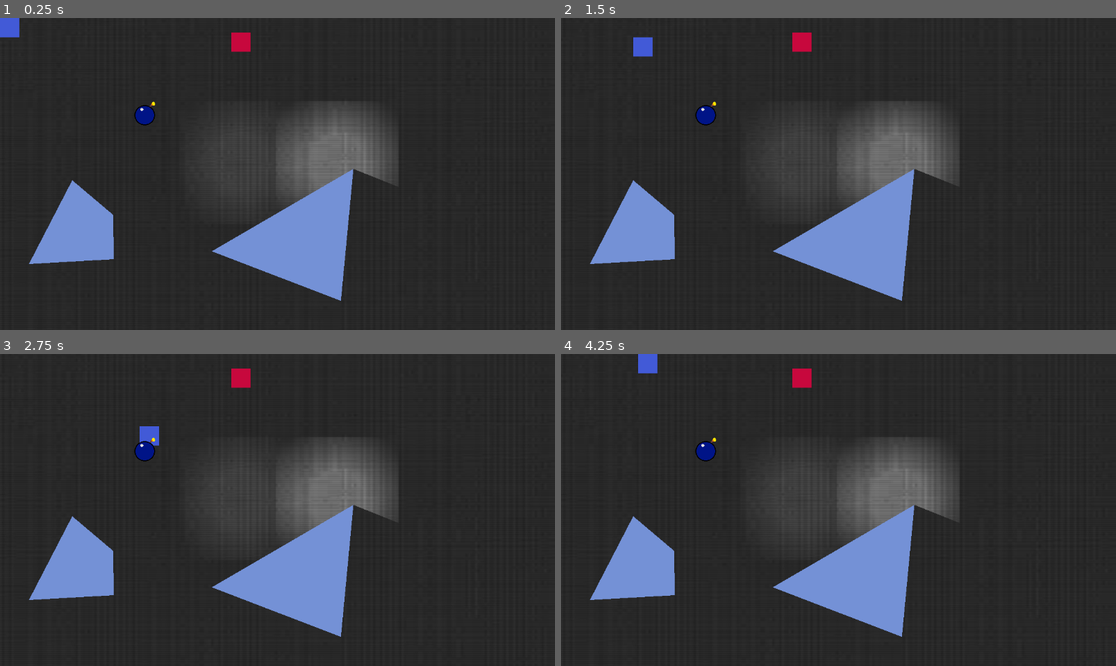
Above: before the commit, frames 1-4 (two rows, left to right).
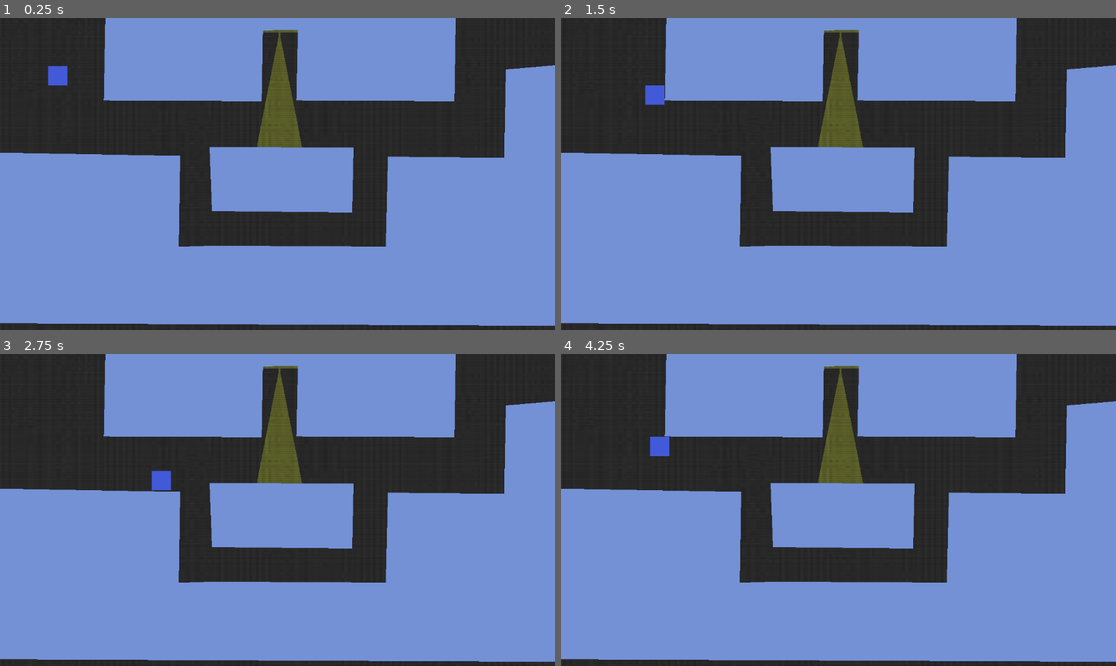
Above: after the commit, the same moments.

Repository: ElianOsiris/LightsOut
Game: Godot game, scene res://main.tscn
Same seed, same stepped clock (60 frames per second), same inputs: the game is played once before the commit and once after it.
Inputs (mouse positions are in pixels of both pictures, inside the frame that each line leads up to):
- Up to frame 1 (0.25 s): no input
- Up to frame 2 (1.5 s): tap Enter at 0.5 s; move the mouse to (960, 158) at 0.52 s; hold D (ui_right) 0.53-1.28 s; click (960, 158) at 0.67 s; move the mouse to (727, 189) at 1.27 s; hold S (ui_down) from 1.28 s (still down); click (727, 189) at 1.42 s
- Up to frame 3 (2.75 s): move the mouse to (333, 441) at 2.02 s; release S (ui_down) at 2.03 s; hold D (ui_right) from 2.03 s (still down); click (333, 441) at 2.17 s
- Up to frame 4 (4.25 s): move the mouse to (810, 572) at 2.77 s; release D (ui_right) at 2.78 s; hold W (ui_up) 2.78-3.53 s; click (810, 572) at 2.92 s; move the mouse to (1005, 556) at 3.52 s; hold A (ui_left) from 3.53 s (still down); click (1005, 556) at 3.67 s

The runs differ from the first frame. In frame 1, 68% of the frame differs, in the area x 0-100%, y 0-99%; in frame 2, 68%; in frame 3, 68%; in frame 4, 68%.

Commit message:
Add files via upload
First level done

Diff:
--- /dev/null
+++ b/lightsout-main-(4)/assets/icon.svg
@@ -0,0 +1 @@
+<svg xmlns="http://www.w3.org/2000/svg" width="128" height="128"><rect width="124" height="124" x="2" y="2" fill="#363d52" stroke="#212532" stroke-width="4" rx="14"/><g fill="#fff" transform="translate(12.322 12.322)scale(.101)"><path d="M105 673v33q407 354 814 0v-33z"/><path fill="#478cbf" d="m105 673 152 14q12 1 15 14l4 67 132 10 8-61q2-11 15-15h162q13 4 15 15l8 61 132-10 4-67q3-13 15-14l152-14V427q30-39 56-81-35-59-83-108-43 20-82 47-40-37-88-64 7-51 8-102-59-28-123-42-26 43-46 89-49-7-98 0-20-46-46-89-64 14-123 42 1 51 8 102-48 27-88 64-39-27-82-47-48 49-83 108 26 42 56 81zm0 33v39c0 276 813 276 814 0v-39l-134 12-5 69q-2 10-14 13l-162 11q-12 0-16-11l-10-65H446l-10 65q-4 11-16 11l-162-11q-12-3-14-13l-5-69z"/><path d="M483 600c0 34 58 34 58 0v-86c0-34-58-34-58 0z"/><circle cx="725" cy="526" r="90"/><circle cx="299" cy="526" r="90"/></g><g fill="#414042" transform="translate(12.322 12.322)scale(.101)"><circle cx="307" cy="532" r="60"/><circle cx="717" cy="532" r="60"/></g></svg>
--- a/lightsout-main-(4)/main.tscn
+++ b/lightsout-main-(4)/main.tscn
@@ -1,21 +1,15 @@
-[gd_scene load_steps=8 format=3 uid="uid://2eog75pmdwoj"]
+[gd_scene load_steps=7 format=3 uid="uid://2eog75pmdwoj"]
 
-[ext_resource type="PackedScene" uid="uid://ur44wroxfk7u" path="res://player.tscn" id="1_7mycd"]
-[ext_resource type="PackedScene" uid="uid://dcq1na13r3j0n" path="res://backgrounds.tscn" id="4_1bvp3"]
-[ext_resource type="PackedScene" uid="uid://ceg5f06iaowqs" path="res://stuff.tscn" id="5_4c57u"]
-[ext_resource type="PackedScene" uid="uid://blja5f2qagpsi" path="res://walls.tscn" id="5_7mycd"]
-[ext_resource type="PackedScene" uid="uid://5nhl44i6t75q" path="res://light.tscn" id="5_lquwl"]
-[ext_resource type="PackedScene" uid="uid://bls3qyxua5dop" path="res://bomb.tscn" id="6_efxa6"]
-[ext_resource type="PackedScene" uid="uid://c7urxr4nlp4w5" path="res://lights_swap.tscn" id="7_272bh"]
+[ext_resource type="PackedScene" uid="uid://ur44wroxfk7u" path="res://prefabs/player.tscn" id="1_7mycd"]
+[ext_resource type="PackedScene" uid="uid://dcq1na13r3j0n" path="res://prefabs/backgrounds.tscn" id="4_1bvp3"]
+[ext_resource type="PackedScene" uid="uid://ceg5f06iaowqs" path="res://prefabs/stuff.tscn" id="5_4c57u"]
+[ext_resource type="PackedScene" uid="uid://blja5f2qagpsi" path="res://prefabs/walls.tscn" id="5_7mycd"]
+[ext_resource type="PackedScene" uid="uid://bh82rs5fckamc" path="res://spotlight.tscn" id="5_272bh"]
+[ext_resource type="Script" uid="uid://pofy1l3up7ku" path="res://scripts/walls_folder.gd" id="8_kek77"]
 
 [node name="Main" type="Node"]
 
 [node name="Player" parent="." instance=ExtResource("1_7mycd")]
-
-[node name="Bomb" parent="." instance=ExtResource("6_efxa6")]
-
-[node name="BombArea" parent="Bomb" index="0"]
-position = Vector2(300, 200)
 
 [node name="Backgrounds" parent="." instance=ExtResource("4_1bvp3")]
 
@@ -24,37 +18,86 @@
 [node name="Wall" parent="Stuff/Walls" index="0" instance=ExtResource("5_7mycd")]
 
 [node name="StaticBody2D" parent="Stuff/Walls/Wall" index="0"]
-position = Vector2(150, 400)
+position = Vector2(300, 400)
 
 [node name="Polygon2D" parent="Stuff/Walls/Wall/StaticBody2D" index="0"]
-polygon = PackedVector2Array(0, -63, 85, 9, 86, 101, -90, 111)
+polygon = PackedVector2Array(-334, -121, 74, -113.516, 70.8, 95.6, -332, 103)
 
-[node name="Wall2" parent="Stuff/Walls" index="1" instance=ExtResource("5_7mycd")]
+[node name="Wall6" parent="Stuff/Walls" index="1" instance=ExtResource("5_7mycd")]
+
+[node name="StaticBody2D" parent="Stuff/Walls/Wall6" index="0"]
+position = Vector2(300, 400)
+
+[node name="Polygon2D" parent="Stuff/Walls/Wall6/StaticBody2D" index="0"]
+polygon = PackedVector2Array(750, -293, 899, -306, 920, -71, 746, -83)
+
+[node name="Wall5" parent="Stuff/Walls" index="2" instance=ExtResource("5_7mycd")]
+
+[node name="StaticBody2D" parent="Stuff/Walls/Wall5" index="0"]
+position = Vector2(300, 200)
+
+[node name="Polygon2D" parent="Stuff/Walls/Wall5/StaticBody2D" index="0"]
+polygon = PackedVector2Array(-81, -213, 246.273, -212.459, 243.235, -27.1415, -84.5926, -28.5558)
+
+[node name="Wall7" parent="Stuff/Walls" index="3" instance=ExtResource("5_7mycd")]
+
+[node name="StaticBody2D" parent="Stuff/Walls/Wall7" index="0"]
+position = Vector2(700, 200)
+
+[node name="Polygon2D" parent="Stuff/Walls/Wall7/StaticBody2D" index="0"]
+polygon = PackedVector2Array(-81, -213, 246.273, -212.459, 243.235, -27.1415, -84.5926, -28.5558)
+
+[node name="Wall8" parent="Stuff/Walls" index="4" instance=ExtResource("5_7mycd")]
+
+[node name="StaticBody2D" parent="Stuff/Walls/Wall8" index="0"]
+position = Vector2(700, 200)
+
+[node name="Polygon2D" parent="Stuff/Walls/Wall8/StaticBody2D" index="0"]
+polygon = PackedVector2Array(-232.429, -212.175, 246.273, -212.459, 243.767, -176.743, -233.846, -173.909)
+
+[node name="Wall4" parent="Stuff/Walls" index="5" instance=ExtResource("5_7mycd")]
+
+[node name="StaticBody2D" parent="Stuff/Walls/Wall4" index="0"]
+position = Vector2(600, 400)
+
+[node name="Polygon2D" parent="Stuff/Walls/Wall4/StaticBody2D" index="0"]
+polygon = PackedVector2Array(-165, -132, 134, -131, 131, 4, -160, 1)
+
+[node name="Wall3" parent="Stuff/Walls" index="6" instance=ExtResource("5_7mycd")]
+
+[node name="StaticBody2D" parent="Stuff/Walls/Wall3" index="0"]
+position = Vector2(900, 400)
+
+[node name="Polygon2D" parent="Stuff/Walls/Wall3/StaticBody2D" index="0"]
+polygon = PackedVector2Array(-94.8, -111.916, 319, -108, 318, 86, -99.6, 94.8)
+
+[node name="Wall2" parent="Stuff/Walls" index="7" instance=ExtResource("5_7mycd")]
 
 [node name="StaticBody2D" parent="Stuff/Walls/Wall2" index="0"]
 position = Vector2(600, 480)
-rotation = -0.102974
 scale = Vector2(2, 2)
 
 [node name="Polygon2D" parent="Stuff/Walls/Wall2/StaticBody2D" index="0"]
-polygon = PackedVector2Array(-80, -6, 75, -76, 48, 59)
+polygon = PackedVector2Array(-78, -3.6, 458.8, -0.400002, 460.4, 80.4, -455.6, 76.4, -454.8, 9.2)
+uv = PackedVector2Array(-78, -3.6, 458.8, -0.400002, 460.4, 80.4, -455.6, 76.4, -454.8, 9.2)
 
-[node name="Lights" parent="Stuff/SoloLights" index="0" instance=ExtResource("5_lquwl")]
-position = Vector2(500, 300)
+[node name="Spotlight" parent="Stuff/SoloLights" index="0" instance=ExtResource("5_272bh")]
+position = Vector2(580, 30)
 
-[node name="Lights2" parent="Stuff/SoloLights" index="1" instance=ExtResource("5_lquwl")]
-position = Vector2(700, 300)
-
-[node name="PointLight" parent="Stuff/SoloLights/Lights2" index="1"]
+[node name="PointLight" parent="Stuff/SoloLights/Spotlight/Lights" index="1"]
 energy = 3.0
 
-[node name="LightSwitch" parent="Stuff/Switches" index="0" instance=ExtResource("7_272bh")]
-position = Vector2(500, 50)
+[node name="Checkpoints" type="Node2D" parent="Stuff"]
+script = ExtResource("8_kek77")
 
 [editable path="Player"]
-[editable path="Bomb"]
 [editable path="Stuff"]
 [editable path="Stuff/Walls/Wall"]
+[editable path="Stuff/Walls/Wall6"]
+[editable path="Stuff/Walls/Wall5"]
+[editable path="Stuff/Walls/Wall7"]
+[editable path="Stuff/Walls/Wall8"]
+[editable path="Stuff/Walls/Wall4"]
+[editable path="Stuff/Walls/Wall3"]
 [editable path="Stuff/Walls/Wall2"]
-[editable path="Stuff/SoloLights/Lights"]
-[editable path="Stuff/SoloLights/Lights2"]
+[editable path="Stuff/SoloLights/Spotlight"]
--- /dev/null
+++ b/lightsout-main-(4)/prefabs/backgrounds.tscn
@@ -0,0 +1,11 @@
+[gd_scene load_steps=2 format=3 uid="uid://dcq1na13r3j0n"]
+
+[ext_resource type="Texture2D" uid="uid://bdou8p1prnoj2" path="res://assets/simple-dark-gray-m3ipqx1wiu2etkfr.webp" id="1_e8rja"]
+
+[node name="Backgrounds" type="Node2D"]
+
+[node name="Sprite2D" type="Sprite2D" parent="."]
+z_index = -1
+position = Vector2(497.5, 362)
+scale = Vector2(4.93667, 1.58349)
+texture = ExtResource("1_e8rja")
--- /dev/null
+++ b/lightsout-main-(4)/prefabs/bomb.tscn
@@ -0,0 +1,18 @@
+[gd_scene load_steps=3 format=3 uid="uid://bls3qyxua5dop"]
+
+[ext_resource type="Texture2D" uid="uid://brgbs3t86iyt" path="res://assets/bomb.png" id="1_4kkau"]
+
+[sub_resource type="RectangleShape2D" id="RectangleShape2D_vpdcx"]
+size = Vector2(44, 44)
+
+[node name="Bomb" type="Node2D"]
+
+[node name="BombArea" type="Area2D" parent="."]
+
+[node name="BombSprite" type="Sprite2D" parent="BombArea"]
+scale = Vector2(0.05, 0.05)
+texture = ExtResource("1_4kkau")
+
+[node name="BombShape" type="CollisionShape2D" parent="BombArea"]
+position = Vector2(0, 2)
+shape = SubResource("RectangleShape2D_vpdcx")
--- /dev/null
+++ b/lightsout-main-(4)/prefabs/bomb_checkpoint.tscn
@@ -0,0 +1,21 @@
+[gd_scene load_steps=3 format=3 uid="uid://c0t4i3bffmwcl"]
+
+[ext_resource type="Script" uid="uid://c5xpxcd112ffy" path="res://scripts/bomb_checkpoint.gd" id="1_kygrx"]
+
+[sub_resource type="RectangleShape2D" id="RectangleShape2D_nbrpd"]
+size = Vector2(40, 40)
+
+[node name="BombCheckpoint" type="Node2D"]
+script = ExtResource("1_kygrx")
+
+[node name="Area" type="Area2D" parent="."]
+
+[node name="CollisionShape2D" type="CollisionShape2D" parent="Area"]
+shape = SubResource("RectangleShape2D_nbrpd")
+
+[node name="ColorRect" type="ColorRect" parent="Area"]
+offset_left = -20.0
+offset_top = -20.0
+offset_right = 20.0
+offset_bottom = 20.0
+color = Color(0.568627, 1, 0.482353, 1)
--- /dev/null
+++ b/lightsout-main-(4)/prefabs/light.tscn
@@ -0,0 +1,35 @@
+[gd_scene load_steps=6 format=3 uid="uid://5nhl44i6t75q"]
+
+[ext_resource type="Script" uid="uid://bji5f7oc0u6em" path="res://scripts/light.gd" id="1_hdgcg"]
+[ext_resource type="Script" uid="uid://bmtwbmhbjuvpo" path="res://scripts/lights.gd" id="1_we4ua"]
+
+[sub_resource type="CircleShape2D" id="CircleShape2D_we4ua"]
+radius = 64.0
+
+[sub_resource type="Gradient" id="Gradient_we4ua"]
+interpolation_color_space = 2
+offsets = PackedFloat32Array(0.321053, 1)
+colors = PackedColorArray(0.573684, 0.573684, 0.573684, 1, 0, 0, 0, 1)
+
+[sub_resource type="GradientTexture2D" id="GradientTexture2D_5qqhr"]
+gradient = SubResource("Gradient_we4ua")
+width = 512
+height = 512
+fill = 1
+fill_from = Vector2(0.5, 0.5)
+
+[node name="Lights" type="Node2D"]
+scale = Vector2(2, 2)
+script = ExtResource("1_we4ua")
+
+[node name="LightArea" type="Area2D" parent="." groups=["light_areas"]]
+script = ExtResource("1_hdgcg")
+
+[node name="CollisionShape2D" type="CollisionShape2D" parent="LightArea"]
+shape = SubResource("CircleShape2D_we4ua")
+
+[node name="PointLight" type="PointLight2D" parent="."]
+shadow_enabled = true
+texture = SubResource("GradientTexture2D_5qqhr")
+
+[connection signal="body_entered" from="LightArea" to="LightArea" method="_on_body_entered"]
--- /dev/null
+++ b/lightsout-main-(4)/prefabs/lights_swap.tscn
@@ -0,0 +1,30 @@
+[gd_scene load_steps=3 format=3 uid="uid://c7urxr4nlp4w5"]
+
+[ext_resource type="Script" uid="uid://bw0a0euu6dd8l" path="res://scripts/lights_swap.gd" id="1_ajf2c"]
+
+[sub_resource type="RectangleShape2D" id="RectangleShape2D_ubodj"]
+size = Vector2(40, 40)
+
+[node name="LightSwitch" type="Node2D"]
+script = ExtResource("1_ajf2c")
+
+[node name="Control" type="Control" parent="."]
+layout_mode = 3
+anchors_preset = 0
+offset_left = -20.0
+offset_top = -20.0
+offset_right = -20.0
+offset_bottom = -20.0
+
+[node name="ColorRect" type="ColorRect" parent="Control"]
+layout_mode = 0
+offset_right = 40.0
+offset_bottom = 40.0
+color = Color(0.782185, 0.0316043, 0.238229, 1)
+
+[node name="LightSwitchArea" type="Area2D" parent="."]
+
+[node name="CollisionShape2D" type="CollisionShape2D" parent="LightSwitchArea"]
+shape = SubResource("RectangleShape2D_ubodj")
+
+[connection signal="body_entered" from="LightSwitchArea" to="." method="_on_light_switch_area_body_entered"]
--- /dev/null
+++ b/lightsout-main-(4)/prefabs/player.tscn
@@ -0,0 +1,30 @@
+[gd_scene load_steps=4 format=3 uid="uid://ur44wroxfk7u"]
+
+[ext_resource type="Script" uid="uid://bgd56uwr3dyk5" path="res://scripts/player.gd" id="1_4flbx"]
+
+[sub_resource type="RectangleShape2D" id="RectangleShape2D_0xm2m"]
+size = Vector2(40, 40)
+
+[sub_resource type="RectangleShape2D" id="RectangleShape2D_3vyb7"]
+size = Vector2(40, 40)
+
+[node name="Player" type="CharacterBody2D"]
+motion_mode = 1
+script = ExtResource("1_4flbx")
+
+[node name="Sprite2D" type="Sprite2D" parent="."]
+
+[node name="ColorRect" type="ColorRect" parent="Sprite2D"]
+offset_right = 40.0
+offset_bottom = 40.0
+color = Color(0.258571, 0.354361, 0.843396, 1)
+
+[node name="PlayerCollision" type="CollisionShape2D" parent="."]
+position = Vector2(20, 20)
+shape = SubResource("RectangleShape2D_0xm2m")
+
+[node name="PlayerGrabArea" type="Area2D" parent="."]
+
+[node name="CollisionShape2D" type="CollisionShape2D" parent="PlayerGrabArea"]
+position = Vector2(20, 20)
+shape = SubResource("RectangleShape2D_3vyb7")
--- /dev/null
+++ b/lightsout-main-(4)/prefabs/stuff.tscn
@@ -0,0 +1,20 @@
+[gd_scene load_steps=3 format=3 uid="uid://ceg5f06iaowqs"]
+
+[ext_resource type="Script" uid="uid://pofy1l3up7ku" path="res://scripts/walls_folder.gd" id="3_7i2ur"]
+
+[sub_resource type="GDScript" id="GDScript_0h7ie"]
+script/source = "@icon(\"res://pixil-frame-3 (1).png\")
+extends Node2D
+"
+
+[node name="Stuff" type="Node2D"]
+script = SubResource("GDScript_0h7ie")
+
+[node name="Walls" type="Node2D" parent="."]
+script = ExtResource("3_7i2ur")
+
+[node name="SoloLights" type="Node2D" parent="."]
+script = ExtResource("3_7i2ur")
+
+[node name="Switches" type="Node2D" parent="."]
+script = ExtResource("3_7i2ur")
--- /dev/null
+++ b/lightsout-main-(4)/prefabs/walls.tscn
@@ -0,0 +1,18 @@
+[gd_scene load_steps=3 format=3 uid="uid://blja5f2qagpsi"]
+
+[ext_resource type="Script" uid="uid://laky8eap3bct" path="res://scripts/static_wall.gd" id="1_xxkwp"]
+
+[sub_resource type="OccluderPolygon2D" id="OccluderPolygon2D_xxkwp"]
+
+[node name="Wall" type="Node2D"]
+
+[node name="StaticBody2D" type="StaticBody2D" parent="."]
+script = ExtResource("1_xxkwp")
+
+[node name="Polygon2D" type="Polygon2D" parent="StaticBody2D"]
+color = Color(0.456542, 0.5703, 0.839488, 1)
+
+[node name="CollisionPolygon2D" type="CollisionPolygon2D" parent="StaticBody2D"]
+
+[node name="LightOccluder2D" type="LightOccluder2D" parent="StaticBody2D"]
+occluder = SubResource("OccluderPolygon2D_xxkwp")
--- a/lightsout-main-(4)/project.godot
+++ b/lightsout-main-(4)/project.godot
@@ -13,13 +13,12 @@
 config/name="Lights Out"
 run/main_scene="res://main.tscn"
 config/features=PackedStringArray("4.4", "Forward Plus")
-config/icon="res://icon.svg"
+config/icon="res://assets/icon.svg"
 
 [autoload]
 
-Utils="*res://global_utilities.gd"
-GlobalReferences="*res://global_references.gd"
-SignalBus="*res://signal_bus.gd"
+Utils="*res://scripts/global_utilities.gd"
+GlobalReferences="*res://scripts/global_references.gd"
 
 [input]
 
--- /dev/null
+++ b/lightsout-main-(4)/scripts/bomb_checkpoint.gd
@@ -0,0 +1,11 @@
+extends Node
+
+class_name BombCheckpoint
+
+@onready var already_used: bool = false
+
+func handle_bomb(bomb: Node2D):
+	print("Yeah it work !")
+	if not already_used:
+		already_used = true
+		bomb.queue_free()
--- /dev/null
+++ b/lightsout-main-(4)/scripts/global_references.gd
@@ -0,0 +1,4 @@
+extends Node
+
+var player = null
+var lights = null
--- /dev/null
+++ b/lightsout-main-(4)/scripts/global_utilities.gd
@@ -0,0 +1,15 @@
+extends Node
+
+func invert_number(number, min, max, clamp: bool) -> float:
+	if clamp:
+		number = clamp(number, min, max)
+	return min + max - number
+
+func find_node_in_children(enterlist, exitlist, node_type, single_layer: bool):
+	for item in enterlist:
+		var children = item.get_children()
+		for child in children:
+			if child.is_class(node_type):
+				exitlist.append(child)
+		if single_layer and item.is_class(node_type):
+			exitlist.append(item)
--- /dev/null
+++ b/lightsout-main-(4)/scripts/light.gd
@@ -0,0 +1,21 @@
+extends Area2D
+
+@export var points: int = 0
+@export var one_time: bool = true
+var already_used = false
+
+func _on_score_zone_body_entered(body: Node2D):
+	if  one_time and already_used:
+		return
+	if body.name == "Player" and body.has_method("add_score"):
+		body.add_score(points)
+		print("Player entered the light!")
+		if one_time:
+			already_used = true
+
+func _on_body_entered(body):
+	if body.name == "Player":
+		for child in get_parent().get_children():
+			if child.is_class("PointLight2D"):
+				if child.energy > 1.5:
+					GlobalReferences.player.on_player_caught()
--- /dev/null
+++ b/lightsout-main-(4)/scripts/lights.gd
@@ -0,0 +1,15 @@
+extends Node2D
+
+@onready var point_lights: Array
+var current_energy
+
+func _ready():
+	GlobalReferences.lights = self
+	Utils.find_node_in_children(self.get_children(), point_lights, "PointLight2D", true)
+	add_to_group("light_areas")
+
+
+func invert_light_values():
+	for light in point_lights:
+		current_energy = light.energy
+		light.energy = Utils.invert_number(current_energy, 1, 3, true)
--- /dev/null
+++ b/lightsout-main-(4)/scripts/lights_swap.gd
@@ -0,0 +1,8 @@
+extends Node2D
+
+@onready var swap_area: Area2D = $LightSwitchArea
+
+
+func _on_light_switch_area_body_entered(body):
+	if body.name == "Player" or body.name == "Bomb":
+		get_tree().call_group("light_areas", "invert_light_values")
--- /dev/null
+++ b/lightsout-main-(4)/scripts/player.gd
@@ -0,0 +1,62 @@
+extends CharacterBody2D
+
+@onready var player_area: Area2D = $PlayerGrabArea
+
+@export var speed: float = 200.0
+var lives: int
+var carrying: bool
+var carry_item: Node2D
+
+func _ready():
+	GlobalReferences.player = self
+	restart_level()
+
+func restart_level():
+	lives = 3
+	carrying = false
+	global_position = Vector2(100, 100)
+
+func _physics_process(delta):
+	var input_vector = Vector2(
+		Input.get_action_strength("ui_right") - Input.get_action_strength("ui_left"),
+		 Input.get_action_strength("ui_down") - Input.get_action_strength("ui_up")
+	).normalized()
+	velocity = input_vector * speed
+	move_and_slide()
+	# Clamp to screen bounds
+	var screen_size = get_viewport_rect().size
+	position.x = clamp(position.x, 0, screen_size.x-40)
+	position.y = clamp(position.y, 0, screen_size.y-40)
+
+	if Input.is_mouse_button_pressed(1):
+		for area in player_area.get_overlapping_areas():
+			var parent = area.get_parent()
+			if parent.name == "Bomb":
+				if not carrying:
+					carry_item = area
+					carrying = true
+				parent.position = Vector2(position.x, position.y)
+	else:
+		if carrying:
+			drop_bomb()
+			carrying = false
+
+func add_score(points: int):
+	lives -= points
+	if lives > 0:
+		print("Lives: ", lives)
+	else:
+		print("You have been caught!")
+		restart_level()
+
+func drop_bomb():
+	if is_instance_valid(carry_item):
+		for area in player_area.get_overlapping_areas():
+			if area.get_parent() is BombCheckpoint:
+				var bomb_checkpoint: BombCheckpoint = area.get_parent()
+				if not bomb_checkpoint.already_used:
+					bomb_checkpoint.handle_bomb(carry_item)
+
+
+func on_player_caught():
+	add_score(1)
--- /dev/null
+++ b/lightsout-main-(4)/scripts/static_wall.gd
@@ -0,0 +1,19 @@
+extends StaticBody2D
+
+@onready var poly_2d = $Polygon2D
+@onready var collide_poly_2d = $CollisionPolygon2D
+@onready var occluder_2d = $LightOccluder2D
+
+func _ready():
+	# Copy the polygon shape
+	var polygon = poly_2d.polygon
+
+	# Apply to collision shape
+	collide_poly_2d.polygon = polygon
+	collide_poly_2d.position = Vector2.ZERO
+
+	# Create occluder polygon resource
+	var occluder = OccluderPolygon2D.new()
+	occluder.polygon = polygon
+	occluder_2d.occluder = occluder
+	occluder_2d.position = Vector2.ZERO
--- /dev/null
+++ b/lightsout-main-(4)/scripts/wall_polygons_test.gd
@@ -0,0 +1,7 @@
+extends StaticBody2D
+
+@onready var poly_2d = $Polygon2D
+@onready var collide_poly_2d = $CollisionPolygon2D
+
+func _ready():
+	collide_poly_2d.polygon = poly_2d.polygon
--- /dev/null
+++ b/lightsout-main-(4)/scripts/walls_folder.gd
@@ -0,0 +1,2 @@
+@icon("res://assets/pixilframes/pixil-frame-3 (1).png")
+extends Node2D
--- /dev/null
+++ b/lightsout-main-(4)/spotlight.tscn
@@ -0,0 +1,49 @@
+[gd_scene load_steps=7 format=3 uid="uid://bh82rs5fckamc"]
+
+[ext_resource type="Script" uid="uid://bmtwbmhbjuvpo" path="res://scripts/lights.gd" id="1_scnk2"]
+[ext_resource type="Script" uid="uid://bji5f7oc0u6em" path="res://scripts/light.gd" id="2_lfkdj"]
+
+[sub_resource type="Gradient" id="Gradient_we4ua"]
+interpolation_color_space = 2
+offsets = PackedFloat32Array(0.321053, 1)
+colors = PackedColorArray(0.573684, 0.573684, 0.573684, 1, 0, 0, 0, 1)
+
+[sub_resource type="GradientTexture2D" id="GradientTexture2D_5qqhr"]
+gradient = SubResource("Gradient_we4ua")
+width = 512
+height = 512
+fill = 1
+fill_from = Vector2(0.5, 0.5)
+
+[sub_resource type="OccluderPolygon2D" id="OccluderPolygon2D_ovjbq"]
+polygon = PackedVector2Array(-1, 0, -1, 5, -3, 5, -3, 0)
+
+[sub_resource type="OccluderPolygon2D" id="OccluderPolygon2D_nb3eu"]
+polygon = PackedVector2Array(1, 0, 1, 5, 3, 5, 3, 0)
+
+[node name="Spotlight" type="Node2D"]
+
+[node name="Lights" type="Node2D" parent="."]
+scale = Vector2(2, 2)
+script = ExtResource("1_scnk2")
+
+[node name="LightArea" type="Area2D" parent="Lights" groups=["light_areas"]]
+script = ExtResource("2_lfkdj")
+
+[node name="CollisionPolygon2D" type="CollisionPolygon2D" parent="Lights/LightArea"]
+polygon = PackedVector2Array(-0.5, 0.5, -50.5, 261.5, 61.5, 262)
+
+[node name="PointLight" type="PointLight2D" parent="Lights"]
+color = Color(0.702978, 0.760315, 7.70092e-07, 1)
+shadow_enabled = true
+texture = SubResource("GradientTexture2D_5qqhr")
+
+[node name="SpotlightComponent" type="Node2D" parent="Lights"]
+
+[node name="LightOccluder2D" type="LightOccluder2D" parent="Lights/SpotlightComponent"]
+occluder = SubResource("OccluderPolygon2D_ovjbq")
+
+[node name="LightOccluder2D2" type="LightOccluder2D" parent="Lights/SpotlightComponent"]
+occluder = SubResource("OccluderPolygon2D_nb3eu")
+
+[connection signal="body_entered" from="Lights/LightArea" to="Lights/LightArea" method="_on_body_entered"]
Binary file added: lightsout-main-(4)/assets/bomb.png
Not shown, added: lightsout-main-(4)/assets/bomb.png.import
Not shown, added: lightsout-main-(4)/assets/icon.svg.import
Binary file added: lightsout-main-(4)/assets/pixilframes/pixil-frame-1 (1).png
Not shown, added: lightsout-main-(4)/assets/pixilframes/pixil-frame-1 (1).png.import
Binary file added: lightsout-main-(4)/assets/pixilframes/pixil-frame-2 (1).png
Not shown, added: lightsout-main-(4)/assets/pixilframes/pixil-frame-2 (1).png.import
Binary file added: lightsout-main-(4)/assets/pixilframes/pixil-frame-3 (1).png
Not shown, added: lightsout-main-(4)/assets/pixilframes/pixil-frame-3 (1).png.import
Binary file added: lightsout-main-(4)/assets/pixilframes/pixil-frame-4 (1).png
Not shown, added: lightsout-main-(4)/assets/pixilframes/pixil-frame-4 (1).png.import
Binary file added: lightsout-main-(4)/assets/pixilframes/pixil-frame-5 (1).png
(and 15 more such lines)
